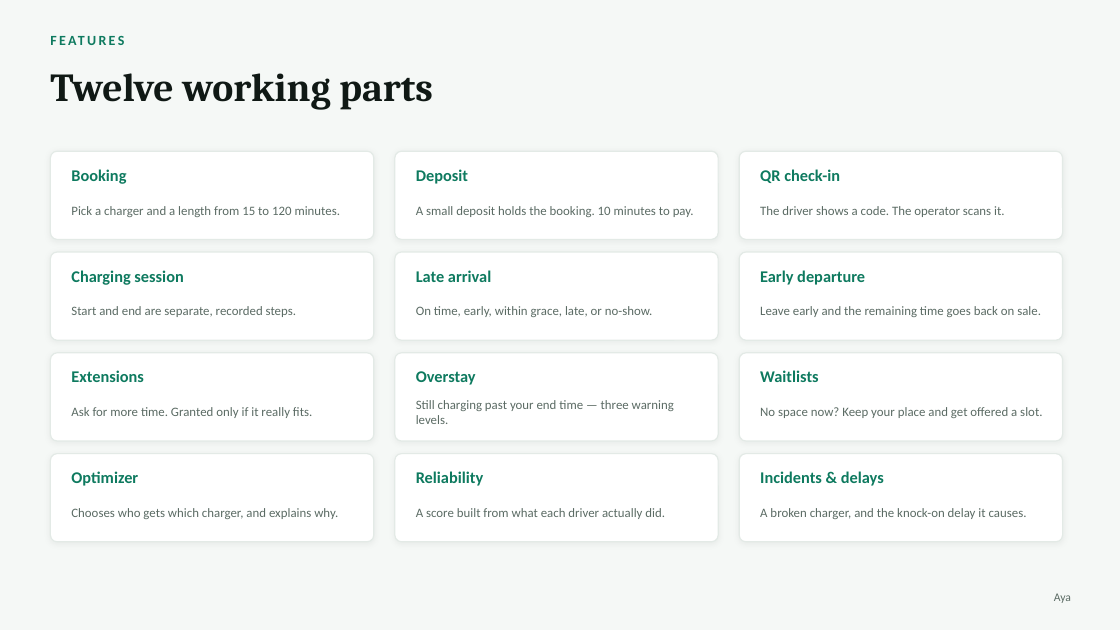
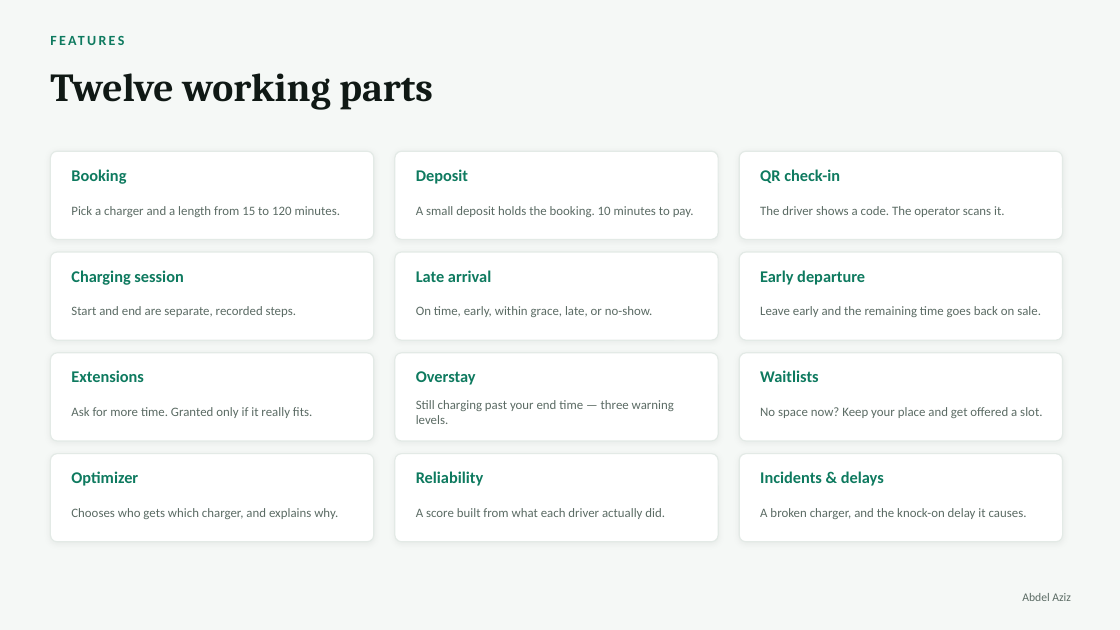
Before and after one commit to AyaSulyman/EVCharging-System, a slide deck: slide 14 of docs/presentation/ChargeHub-Presentation.pptx. Drawn at 1120x630 pixels with LibreOffice and Linux fonts; fonts in the diff are those of the drawing. Boxes give left, top, right and bottom in pixels: in the first picture for what was removed or moved away, otherwise in the second. Text is boxed around its words. In the diff, an @@ line names an element or a change of style, - is before the commit and + after.

```diff
--- a/docs/presentation/ChargeHub-Presentation.pptx
+++ b/docs/presentation/ChargeHub-Presentation.pptx
@@ text at bbox=[1022, 593, 1071, 601]: text changed @@
-Aya
+Abdel Aziz
```
Also in this commit, not shown: 3 other slides changed, 4 other files.
